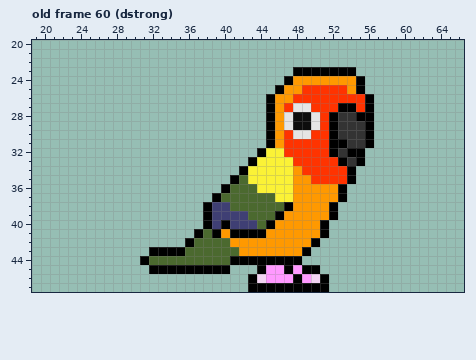
Pixel-art file, stored at Citrus/aseprite/citrus_roa_2.aseprite. The picture above is the old version.
96x48 pixels, 86 frames. Shown: old frame 60 (dstrong): x 19..66, y 20..47. The commit also changed other frames, which this record leaves out.
The result:
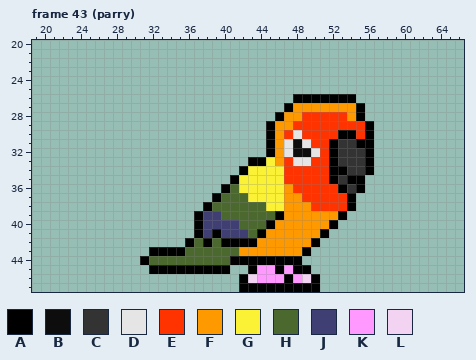
Palette (. is transparent): A #000000  B #0d0d0d  C #333333  D #e5e5e5  E #ff3300  F #ff9900  G #fbf236  H #4b692f  J #3f3f74  K #ff99ff  L #f2d4f2
A new or re-ordered frame is compared with the old frame closest to it.
Edits made:
frames 86 -> 93
Frame 43 (parry) is new; against old frame 60 (dstrong):
Colour A is added in rows 32 to 34 at x 56; in rows 35 to 36 at x 55; in rows 37 to 38 at x 54; in row 39 at x 37 and 53; in row 40 at x 37 and 52; in row 45 at x 43.
Colour A is added in rows 46 to 47 at x 42.
Colour A replaces colour C in row 30 at x 53 to 54; in row 31 at x 55.
Colour A replaces colour E in row 26 at x 48 to 54; in row 27 at x 47 and 55; in row 33 at x 52; in row 34 at x 52 to 53; in row 35 at x 52.
Colour A replaces colour F in row 28 at x 46; in row 42 at x 41 to 43.
Colour A replaces colour G in row 32 at x 45; in row 33 at x 44.
Colour A replaces colour H in row 42 at x 38 and 40.
Colour A replaces colour K in row 45 at x 46 and 48; in row 46 at x 47.
Colour A replaces colour L in row 46 at x 50.
Colour B replaces colour E in row 31 at x 48; in row 32 at x 48 to 49.
Colour C is added in row 34 at x 55; in row 36 at x 54.
Colour C replaces colour A in row 31 at x 53; in row 32 at x 54 to 55; in row 33 at x 53 and 55; in row 34 at x 54.
Colour C replaces colour E in row 35 at x 53.
Colour D replaces colour E in row 31 at x 47 and 49; in row 32 at x 47 and 50; in row 33 at x 48 to 49.
Colour E is added in row 38 at x 53.
Colour E replaces colour A in rows 28 to 30 at x 52; in row 37 at x 53; in row 38 at x 52.
Colour E replaces colour B in row 28 at x 49; in row 29 at x 48 to 49.
Colour E replaces colour C in row 28 at x 53; in row 29 at x 53 to 55; in row 30 at x 55.
Colour E replaces colour D in rows 28 to 29 at x 50; in row 30 at x 49.
Colour E replaces colour F in row 34 at x 48; in row 35 at x 48 to 49; in row 36 at x 48 to 52; in row 37 at x 49 to 52; in row 38 at x 50 to 51.
Colour E replaces colour G in rows 33 to 35 at x 47.
Colour F replaces colour A in row 27 at x 53 to 54; in row 38 at x 47; in row 39 at x 52; in row 40 at x 51.
Colour F replaces colour B in row 28 at x 48.
Colour F replaces colour C in row 28 at x 54.
Colour F replaces colour D in row 27 at x 48 to 49; in rows 28 to 29 at x 47.
Colour F replaces colour E in row 27 at x 50 to 52.
Colour F replaces colour G in rows 32 to 33 at x 46; in rows 36 to 37 at x 47.
Colour G replaces colour H in row 35 at x 42; in row 36 at x 42 to 43; in row 37 at x 43 to 45; in row 38 at x 45 to 46.
Colour H replaces colour A in row 41 at x 43.
Colour H replaces colour J in row 38 at x 39 to 40; in row 39 at x 40 to 42; in row 40 at x 42 to 43.
Colour J replaces colour A in row 39 at x 38; in row 40 at x 38 and 40; in row 41 at x 41 to 42.
Colour J replaces colour F in row 41 at x 40.
Colour J replaces colour H in row 41 at x 38.
Colour K replaces colour A in row 45 at x 44 and 47; in row 46 at x 48.
Colour K replaces colour L in row 46 at x 44.
Colour L replaces colour A in row 46 at x 43.
Colour L replaces colour K in row 46 at x 49.
Colour A is gone in row 23 at x 48 to 54; in row 24 at x 47 and 55; in row 25 at x 46 and 55; in rows 26 to 28 at x 45 and 56; in row 32 at x 44; in row 45 at x 50.
Colour A is gone in rows 46 to 47 at x 51.
Colour E is gone in row 25 at x 49 to 53; in row 26 at x 55.
Colour F is gone in row 24 at x 48 to 54; in row 25 at x 47 to 48 and 54; in row 26 at x 46 to 47; in row 27 at x 46.
